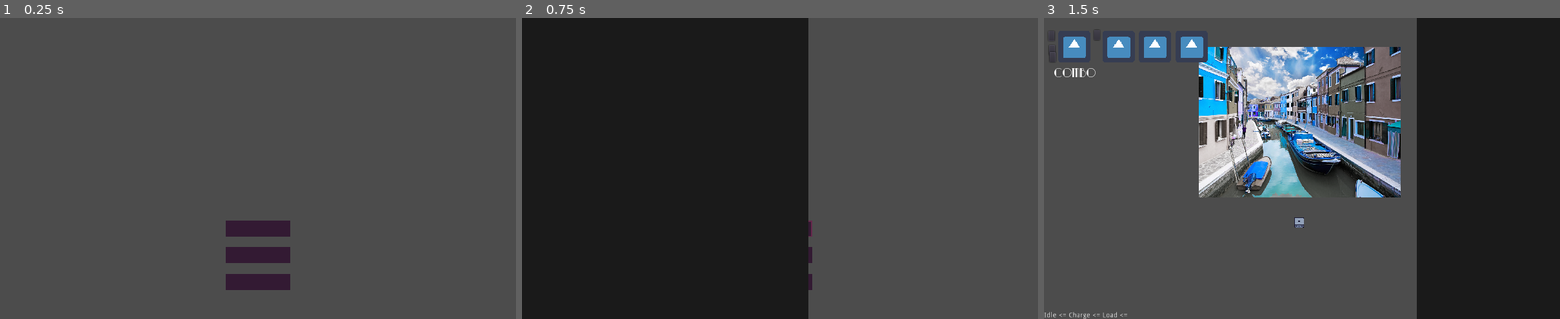
Above: before the commit, frames 1-3 (left to right).
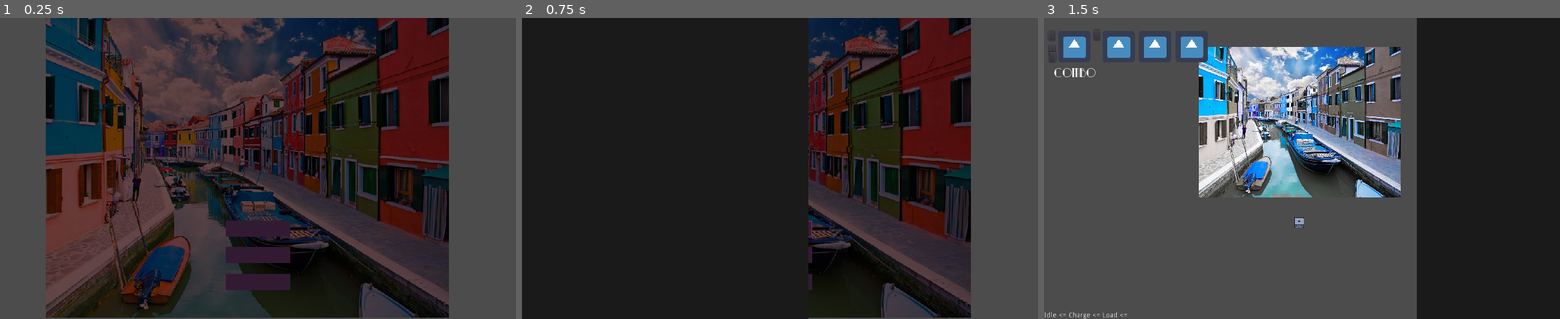
Above: after the commit, the same moments.

Repository: andrebariani/gmtk2022
Game: Godot game, scene res://src/ui/menu/MainMenu.tscn
Two runs of this game, one before a commit and one after it. Both use one fixed random seed, a clock stepped at 60 frames per second and the inputs below. This scene is started directly instead of the project's main scene. The engine's default icon, where the game draws it, is replaced by a stand-in: a white triangle on a blue panel in a dark square.
Inputs:
- Up to frame 1 (0.25 s): no input
- Up to frame 2 (0.75 s): click "Play" at 0.5 s
- Up to frame 3 (1.5 s): click "Play" at 1.25 s

The runs differ from the first frame. In frame 1, 58% of the frame differs, in the area x 8-87%, y 0-100%; in frame 2, 28%; in frame 3, nothing differs.

Commit message:
main menu

Diff:
--- a/src/ui/menu/MainMenu.tscn
+++ b/src/ui/menu/MainMenu.tscn
@@ -1,10 +1,12 @@
-[gd_scene load_steps=24 format=2]
+[gd_scene load_steps=28 format=2]
 
 [ext_resource path="res://assets/sprites/ui/MenuButtonPressed.png" type="Texture" id=1]
 [ext_resource path="res://assets/sprites/ui/MenuButton.png" type="Texture" id=2]
 [ext_resource path="res://src/ui/menu/MainMenu.gd" type="Script" id=3]
 [ext_resource path="res://assets/sprites/ui/MenuButtonHover.png" type="Texture" id=4]
 [ext_resource path="res://src/ui/menu/MenuFont.tres" type="DynamicFont" id=5]
+[ext_resource path="res://assets/fonts/NightAtTheOperaNF.ttf" type="DynamicFontData" id=6]
+[ext_resource path="res://src/shaders/burano.png" type="Texture" id=7]
 [ext_resource path="res://src/ui/menu/HSlider.gd" type="Script" id=15]
 [ext_resource path="res://src/ui/menu/MenuButton.gd" type="Script" id=16]
 
@@ -335,12 +337,37 @@
 "values": [ true ]
 }
 
+[sub_resource type="DynamicFont" id=17]
+size = 96
+font_data = ExtResource( 6 )
+
+[sub_resource type="Environment" id=19]
+background_mode = 4
+glow_enabled = true
+glow_intensity = 0.09
+glow_strength = 1.86
+glow_blend_mode = 0
+glow_hdr_scale = 3.37
+glow_high_quality = true
+adjustment_enabled = true
+
 [node name="Main Menu" type="Control"]
 anchor_right = 1.0
 anchor_bottom = 1.0
 script = ExtResource( 3 )
 __meta__ = {
 "_edit_lock_": true,
+"_edit_use_anchors_": false
+}
+
+[node name="Background" type="TextureRect" parent="."]
+modulate = Color( 0.403922, 0.286275, 0.286275, 1 )
+margin_left = 91.0
+margin_top = -2.0
+margin_right = 891.0
+margin_bottom = 598.0
+texture = ExtResource( 7 )
+__meta__ = {
 "_edit_use_anchors_": false
 }
 
@@ -807,6 +834,29 @@
 [node name="bgm" type="AudioStreamPlayer" parent="." groups=["BGM"]]
 autoplay = true
 
+[node name="Title" type="Label" parent="."]
+anchor_left = 0.5
+anchor_right = 0.5
+margin_left = -153.0
+margin_top = 48.0
+margin_right = 141.0
+margin_bottom = 291.0
+grow_horizontal = 2
+grow_vertical = 2
+custom_colors/font_color = Color( 1, 0.921569, 0.341176, 1 )
+custom_colors/font_color_shadow = Color( 1, 1, 1, 1 )
+custom_fonts/font = SubResource( 17 )
+text = "COLOR
+HEX"
+align = 1
+valign = 1
+__meta__ = {
+"_edit_use_anchors_": false
+}
+
+[node name="WorldEnvironment" type="WorldEnvironment" parent="."]
+environment = SubResource( 19 )
+
 [connection signal="button_up" from="Menu/Gamemodes/Tutorial" to="." method="_on_Tutorial_button_up"]
 [connection signal="button_up" from="Menu/Gamemodes/Play" to="." method="_on_Play_button_up"]
 [connection signal="button_up" from="Menu/Options" to="." method="_on_Options_button_up"]
--- /dev/null
+++ b/src/ui/menu/title.gdshader
@@ -0,0 +1,15 @@
+shader_type canvas_item;
+
+void fragment() {
+	vec4 not_working_tex_color = texture(TEXTURE, UV);
+	vec4 own_texture_color = vec4(COLOR.rgb, not_working_tex_color.a);
+
+	if (own_texture_color.a == 0.0) {
+		own_texture_color.a = 1.0;
+	}
+
+	own_texture_color.a *= 0.5 + (0.5*15.0*UV.y);
+	own_texture_color.a *= 0.8 + (0.2*(sin((UV.x*10.0) + 10.0* (TIME*1.0) )));
+
+	COLOR = own_texture_color;
+}
